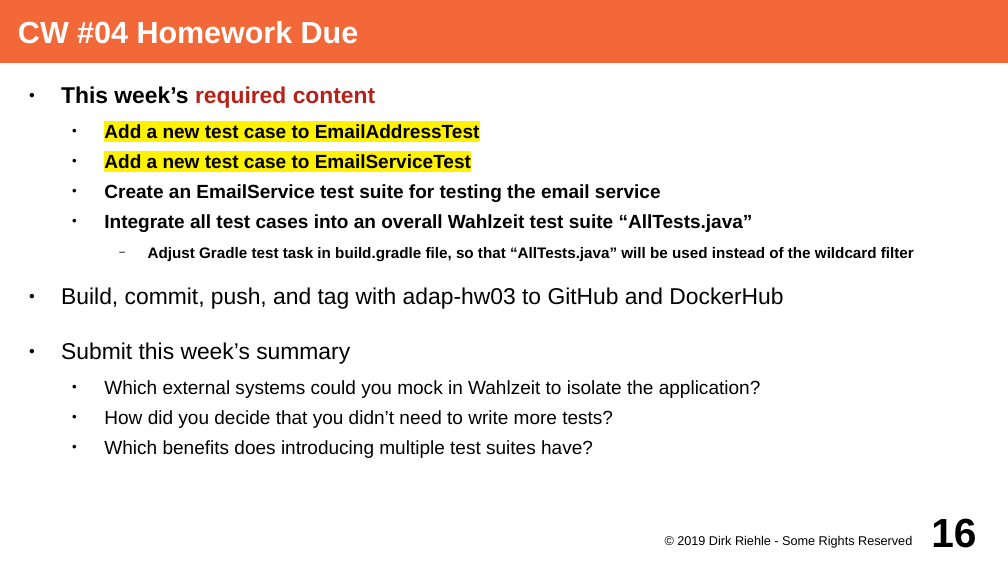
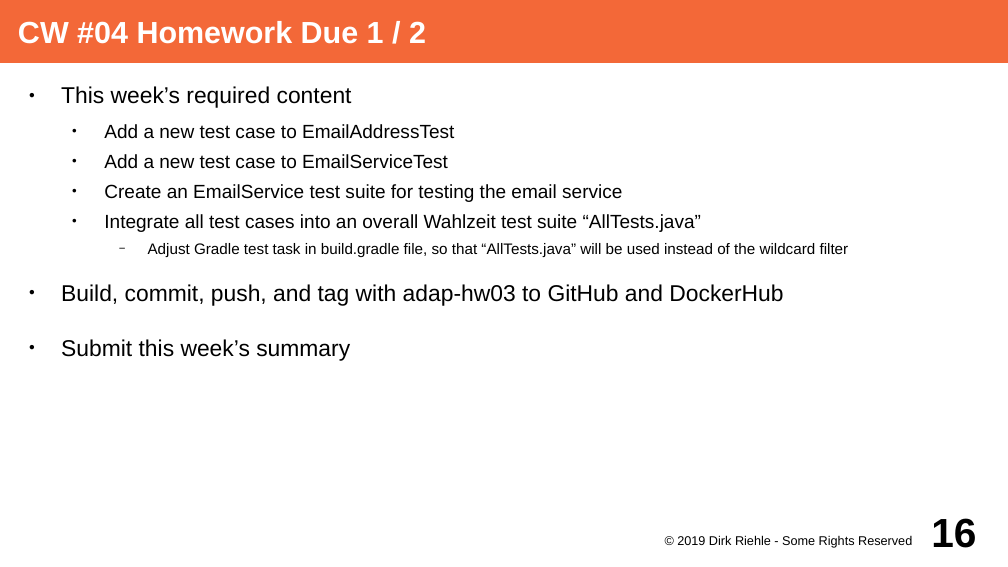
Before and after one commit to dirkriehle/adap-course, a slide deck: slide 16 of Lecture Slides/ADAP A02 - Course Schedule.odp. Drawn at 1008x567 pixels with LibreOffice and Linux fonts; fonts in the diff are those of the drawing. Boxes give left, top, right and bottom in pixels: in the first picture for what was removed or moved away, otherwise in the second. Text is boxed around its words. In the diff, an @@ line names an element or a change of style, - is before the commit and + after.

```diff
--- a/Lecture Slides/ADAP A02 - Course Schedule.odp
+++ b/Lecture Slides/ADAP A02 - Course Schedule.odp
@@ title at (18, 21, 426, 44): text changed @@
-CW #04 Homework Due
+CW #04 Homework Due 1 / 2
@@ text at (61, 86, 849, 257): text colour #B62118 to #000000 in "required content"; bold off in "This week’s required content", "Add a new test case to EmailAddressTest", "Add a new test case to EmailServiceTest", "Create an EmailService test suite for testing ..." and 2 more places; highlight #FFF200 to none in "Add a new test case to EmailAddressTest", "Add a new test case to EmailServiceTest"; less space between paragraphs @@
@@ text at (104, 380, 761, 458): paragraphs removed @@
-  ● Which external systems could you mock in Wahlzeit to isolate the application?
-  ● How did you decide that you didn’t need to write more tests?
-  ● Which benefits does introducing multiple test suites have?
```
Also in this commit, not shown: 34 other slides changed, 10 slides added, 7 other files.
